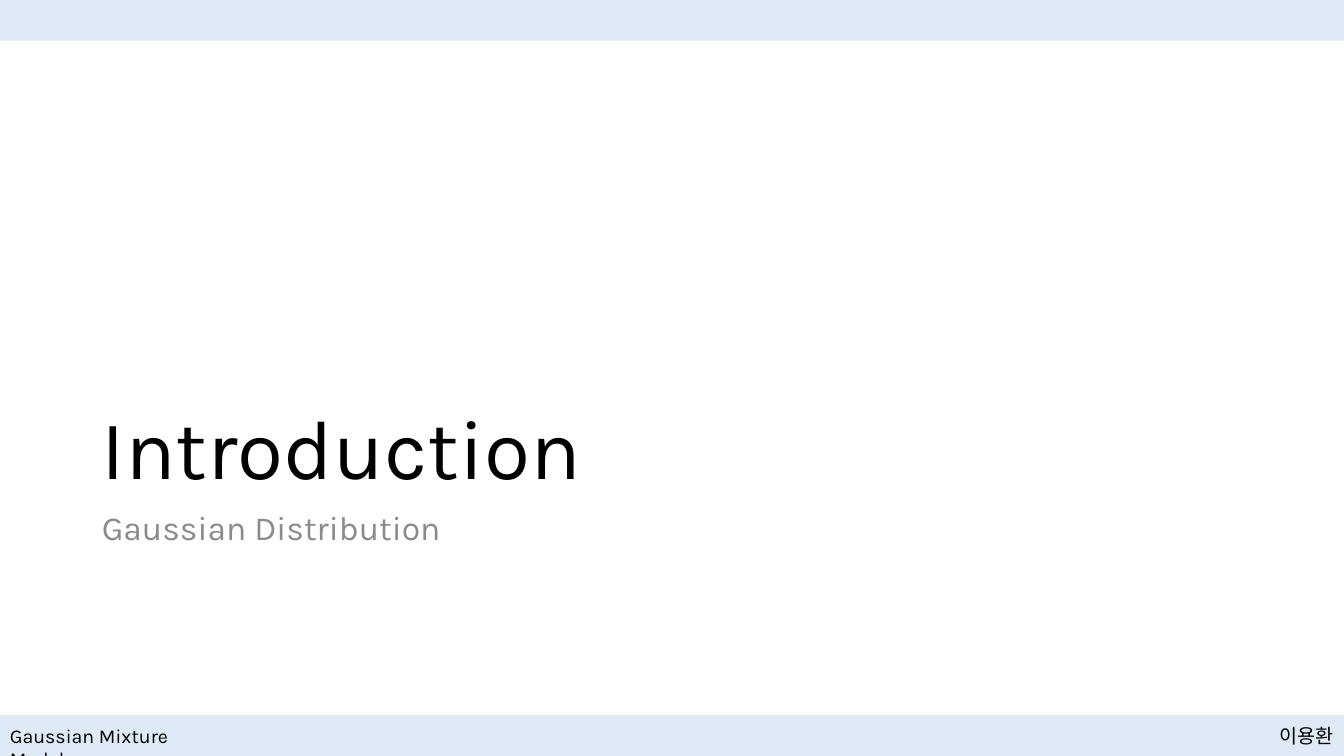
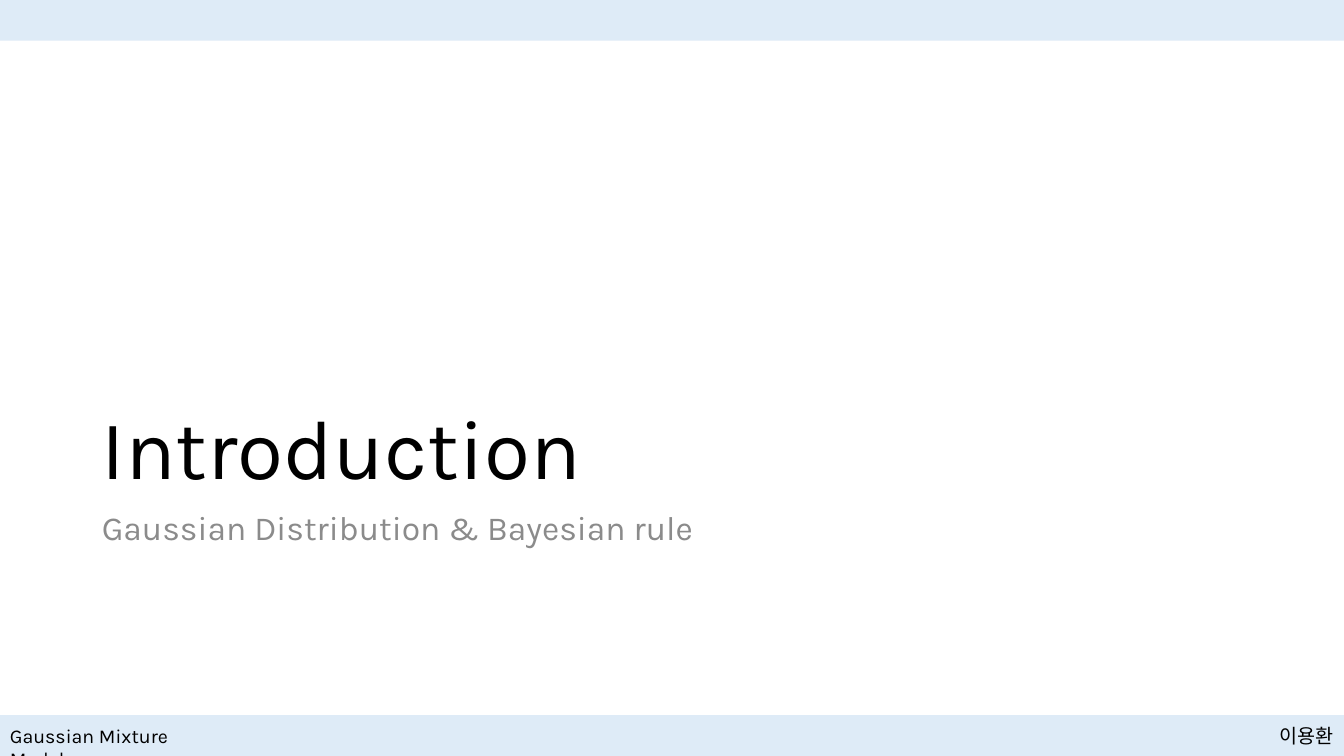
Before and after one commit to NewPlus/SeminarforNLP, a slide deck: slide 2 of Seminar/Gaussian Mixture Model/Presentation files/Gaussian Mixture.pptx. Drawn at 1344x756 pixels with LibreOffice and Linux fonts; fonts in the diff are those of the drawing. Boxes give left, top, right and bottom in pixels: in the first picture for what was removed or moved away, otherwise in the second. Text is boxed around its words. In the diff, an @@ line names an element or a change of style, - is before the commit and + after.

```diff
--- a/Seminar/Gaussian Mixture Model/Presentation files/Gaussian Mixture.pptx
+++ b/Seminar/Gaussian Mixture Model/Presentation files/Gaussian Mixture.pptx
@@ text at [102, 517, 693, 548]: text changed @@
-Gaussian Distribution
+Gaussian Distribution & Bayesian rule
```
Also in this commit, not shown: 4 other slides changed, 45 slides added, 1 other file.
